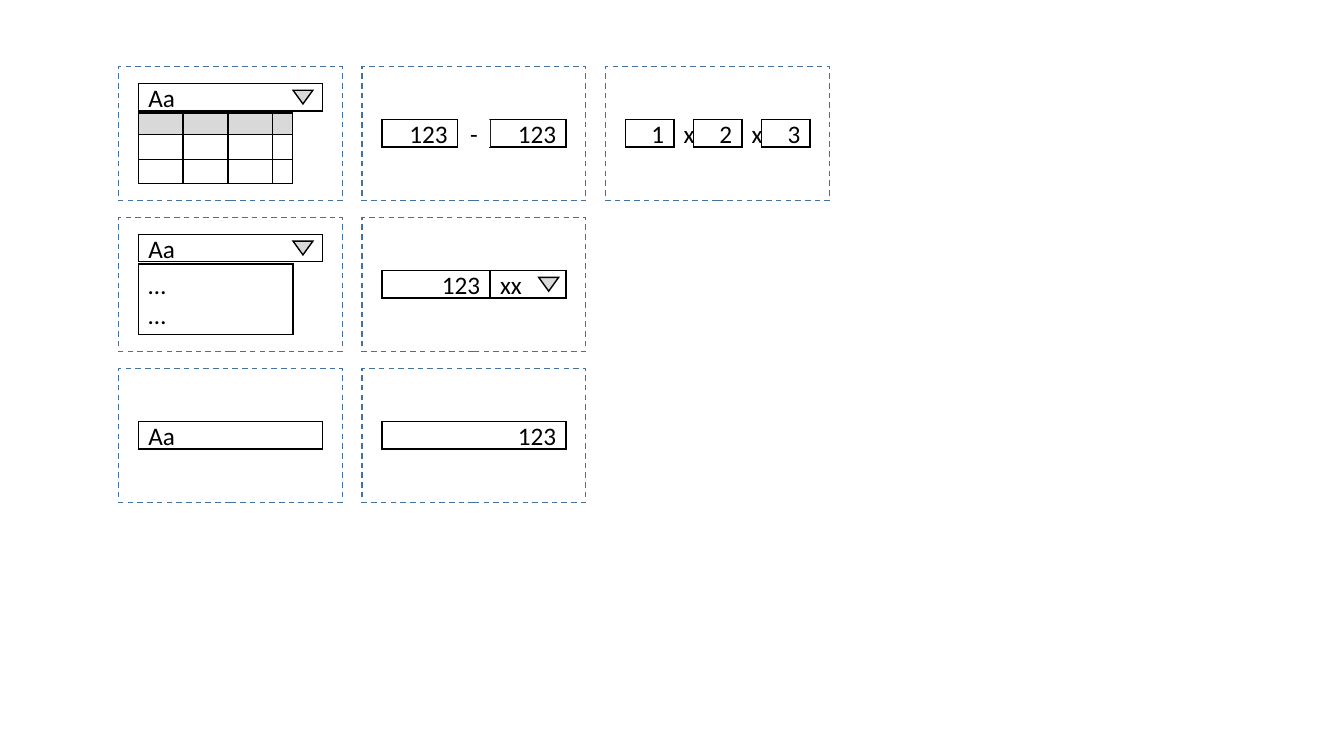
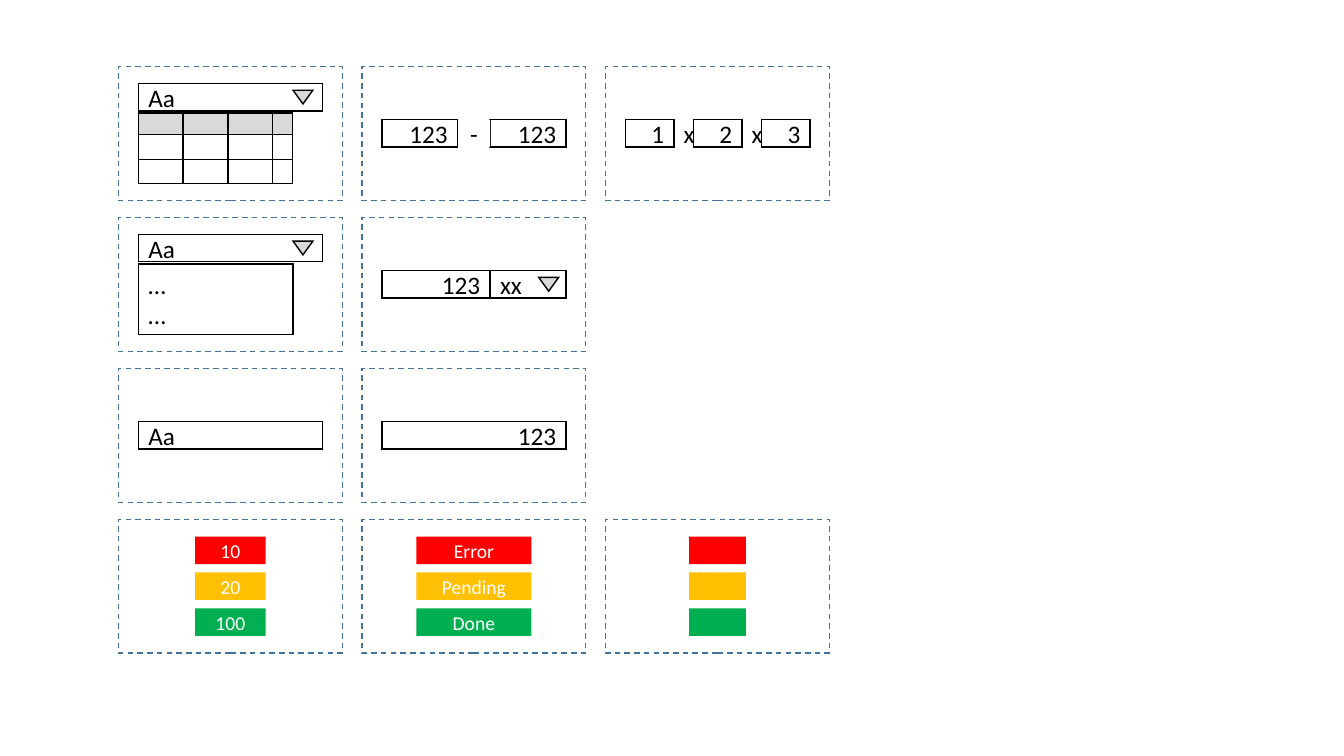
Before and after one commit to ExFace/Core, a slide deck: slide 2 of Docs/documentation/uxon_presets.pptx. Drawn at 1344x756 pixels with LibreOffice and Linux fonts; fonts in the diff are those of the drawing. Boxes give left, top, right and bottom in pixels: in the first picture for what was removed or moved away, otherwise in the second. Text is boxed around its words. In the diff, an @@ line names an element or a change of style, - is before the commit and + after.

```diff
--- a/Docs/documentation/uxon_presets.pptx
+++ b/Docs/documentation/uxon_presets.pptx
@@ rectangle added at (x1=119, y1=519, x2=343, y2=653), fill #FFFFFF, outline #43739E 1 pt dashed @@
@@ rectangle added at (x1=196, y1=536, x2=266, y2=564), fill #FF0000, 14 pt, text #FFFFFF @@
+10
@@ rectangle added at (x1=362, y1=519, x2=586, y2=653), fill #FFFFFF, outline #43739E 1 pt dashed @@
@@ rectangle added at (x1=416, y1=536, x2=531, y2=564), fill #FF0000, 14 pt, text #FFFFFF @@
+Error
@@ rectangle added at (x1=606, y1=519, x2=830, y2=653), fill #FFFFFF, outline #43739E 1 pt dashed @@
@@ rectangle added at (x1=690, y1=536, x2=746, y2=564), fill #FF0000 @@
@@ rectangle added at (x1=196, y1=573, x2=266, y2=600), fill #FFC000, 14 pt, text #FFFFFF @@
+20
@@ rectangle added at (x1=416, y1=573, x2=531, y2=600), fill #FFC000, 14 pt, text #FFFFFF @@
+Pending
@@ rectangle added at (x1=690, y1=573, x2=746, y2=600), fill #FFC000 @@
@@ rectangle added at (x1=196, y1=609, x2=266, y2=636), fill #00B050, 14 pt, text #FFFFFF @@
+100
@@ rectangle added at (x1=416, y1=609, x2=531, y2=636), fill #00B050, 14 pt, text #FFFFFF @@
+Done
@@ rectangle added at (x1=690, y1=609, x2=746, y2=636), fill #00B050 @@
```
Also in this commit, not shown: 3 other slides changed, 2 slides added, 1 slide removed, 27 other files.
